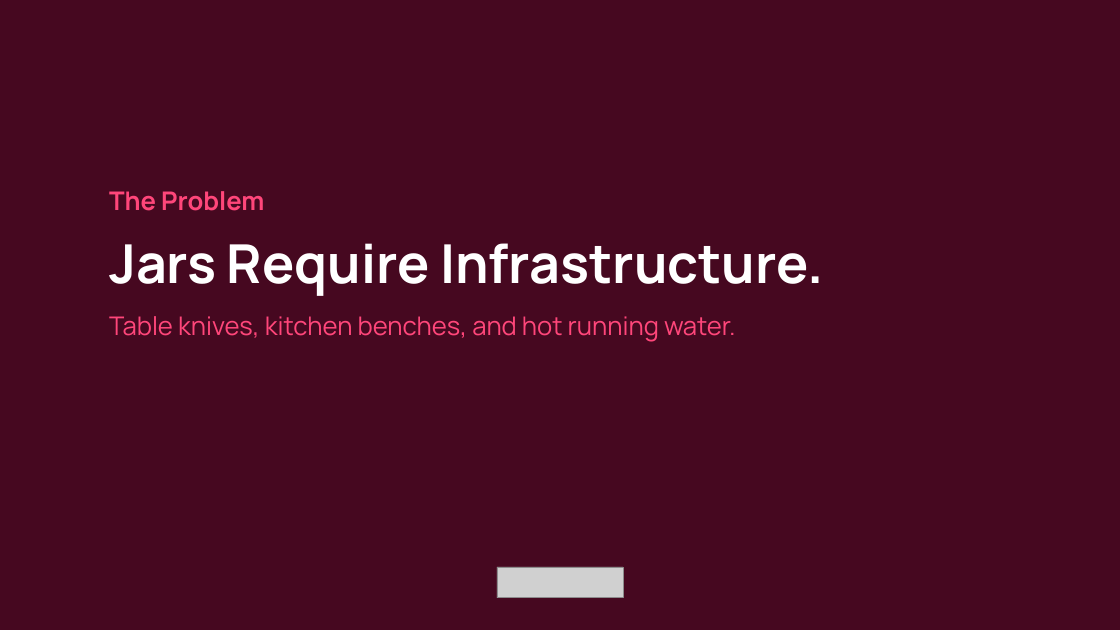
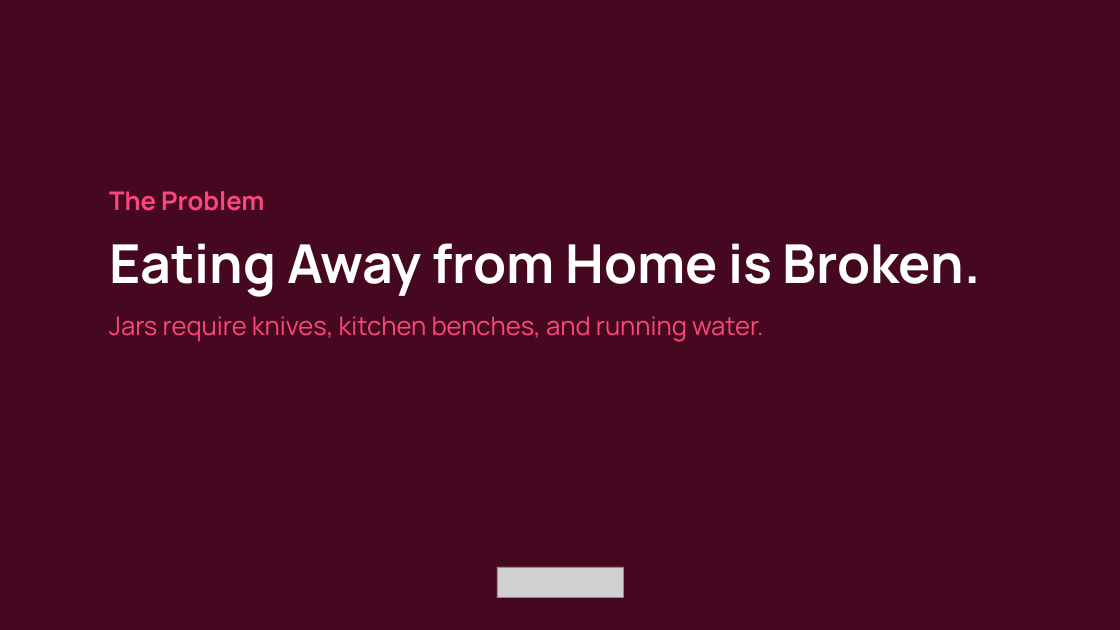
Before and after one commit to JacobCrume/stamp-spreads, a slide deck: slide 2 of presentation/Stamp-pitch.pptx. Drawn at 1120x630 pixels with LibreOffice and Linux fonts; fonts in the diff are those of the drawing; grey boxes stand for pictures. Boxes give left, top, right and bottom in pixels: in the first picture for what was removed or moved away, otherwise in the second. Text is boxed around its words. In the diff, an @@ line names an element or a change of style, - is before the commit and + after.

```diff
--- a/presentation/Stamp-pitch.pptx
+++ b/presentation/Stamp-pitch.pptx
@@ text at [109, 243, 980, 342]: text changed @@
-Jars Require Infrastructure.
-Table knives, kitchen benches, and hot running water.
+Eating Away from Home is Broken.
+Jars require knives, kitchen benches, and running water.
```
Also in this commit, not shown: 6 slides removed, 2 other files.
